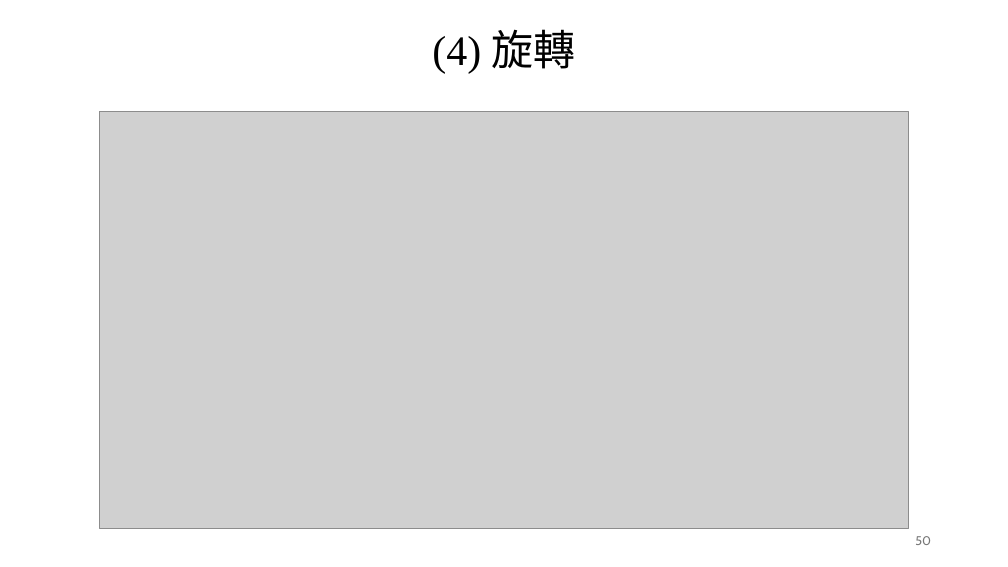
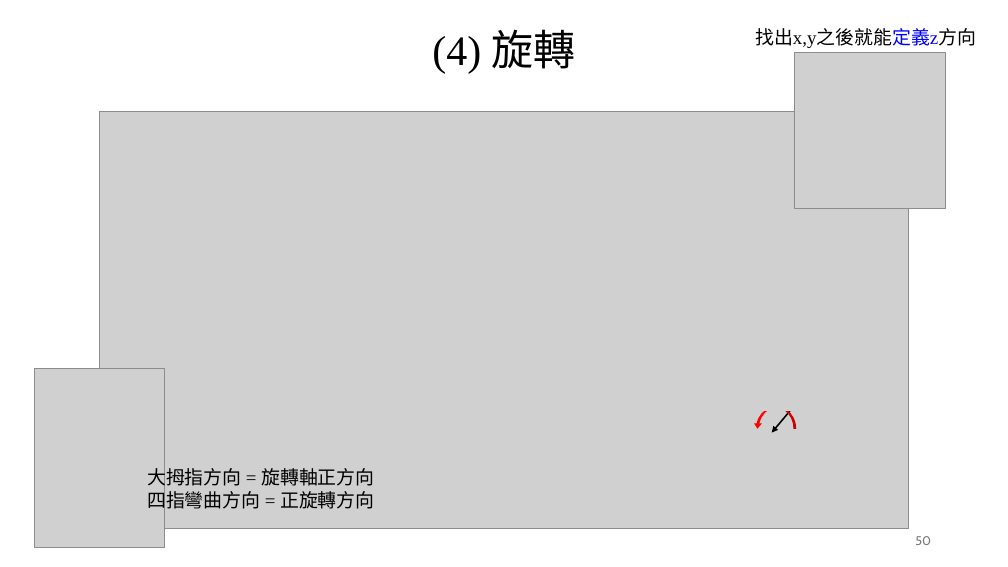
Before and after one commit to TamKangAI/ImageProcessing, a slide deck: slide 50 of 02_數位影像基礎/02_數位影像基礎.pptx. Drawn at 1008x567 pixels with LibreOffice and Linux fonts; fonts in the diff are those of the drawing; grey boxes stand for pictures. Boxes give left, top, right and bottom in pixels: in the first picture for what was removed or moved away, otherwise in the second. Text is boxed around its words. In the diff, an @@ line names an element or a change of style, - is before the commit and + after.

```diff
--- a/02_數位影像基礎/02_數位影像基礎.pptx
+++ b/02_數位影像基礎/02_數位影像基礎.pptx
@@ text added at (x1=755, y1=28, x2=976, y2=48), 18 pt, text #000000 @@
+找出x,y之後就能定義z方向
@@ picture added at (x1=795, y1=53, x2=946, y2=209) @@
@@ picture added at (x1=34, y1=369, x2=164, y2=547) @@
@@ picture added at (x1=747, y1=380, x2=792, y2=411) @@
@@ curved right arrow added at (x1=754, y1=408, x2=797, y2=430), fill #FF0000 @@
@@ arrow added from (790, 411) to (772, 433), #000000 1.5 pt @@
@@ picture added at (x1=752, y1=433, x2=772, y2=455) @@
@@ text added at (x1=147, y1=465, x2=374, y2=512), 18 pt, text #000000 @@
+大拇指方向 = 旋轉軸正方向
+四指彎曲方向 = 正旋轉方向
```
Also in this commit, not shown: 8 other slides changed, 5 slides added, 3 other files.
